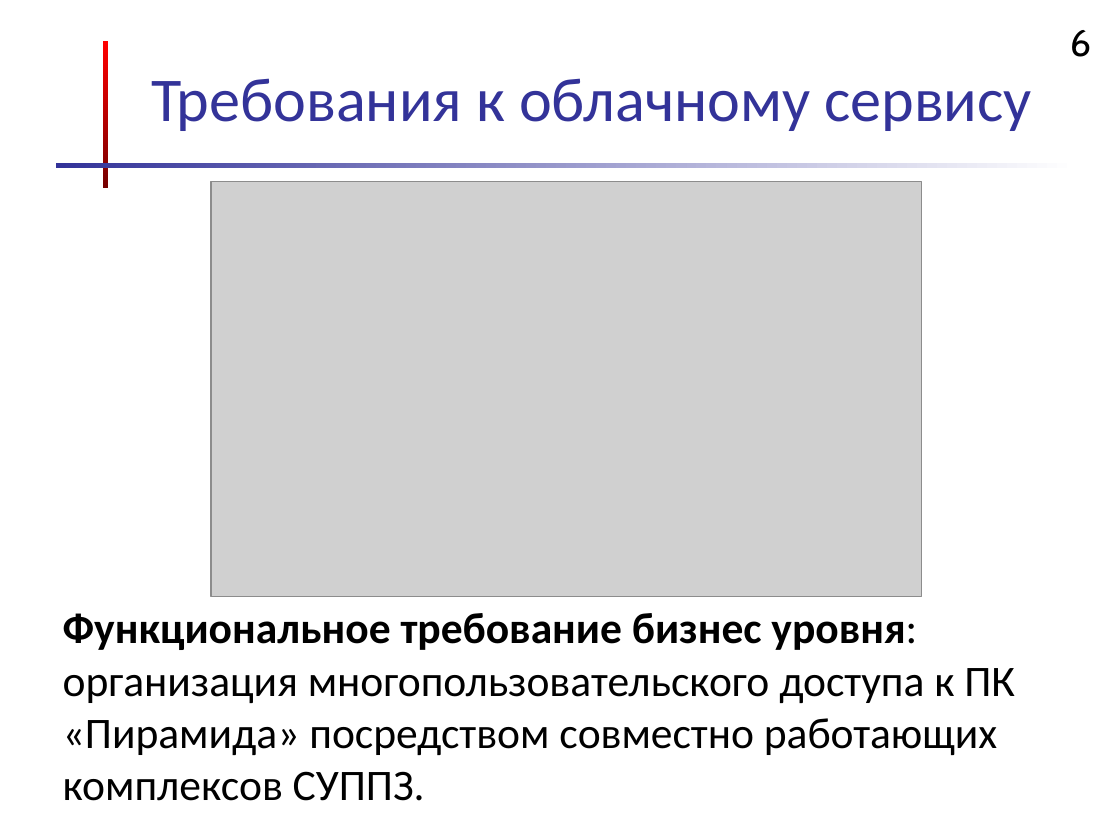
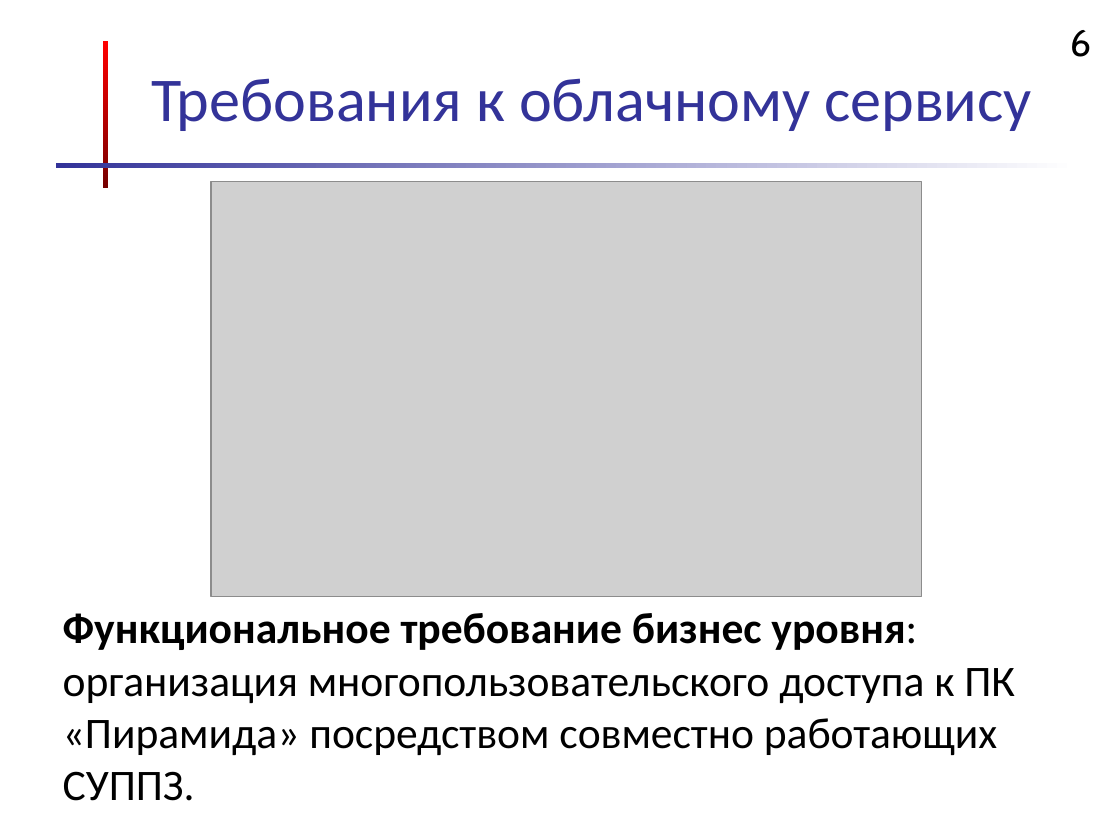
Before and after one commit to ToshiZ/SaaS_Pyramyd_diploma, a slide deck: slide 6 of Документация/Диплом Зонов А/Защита_Зонов.ppt. Drawn at 1120x840 pixels with LibreOffice and Linux fonts; fonts in the diff are those of the drawing; grey boxes stand for pictures; background and template pictures are left out. Boxes give left, top, right and bottom in pixels: in the first picture for what was removed or moved away, otherwise in the second. Text is boxed around its words. In the diff, an @@ line names an element or a change of style, - is before the commit and + after.

```diff
--- a/Документация/Диплом Зонов А/Защита_Зонов.ppt
+++ b/Документация/Диплом Зонов А/Защита_Зонов.ppt
@@ text at box(63, 613, 1015, 801): text changed @@
-Функциональное требование бизнес уровня: организация многопользовательского доступа к ПК «Пирамида» посредством совместно работающих комплексов СУППЗ.
+Функциональное требование бизнес уровня: организация многопользовательского доступа к ПК «Пирамида» посредством совместно работающих СУППЗ.
```
Also in this commit, not shown: 3 other slides changed, 4 other files.
